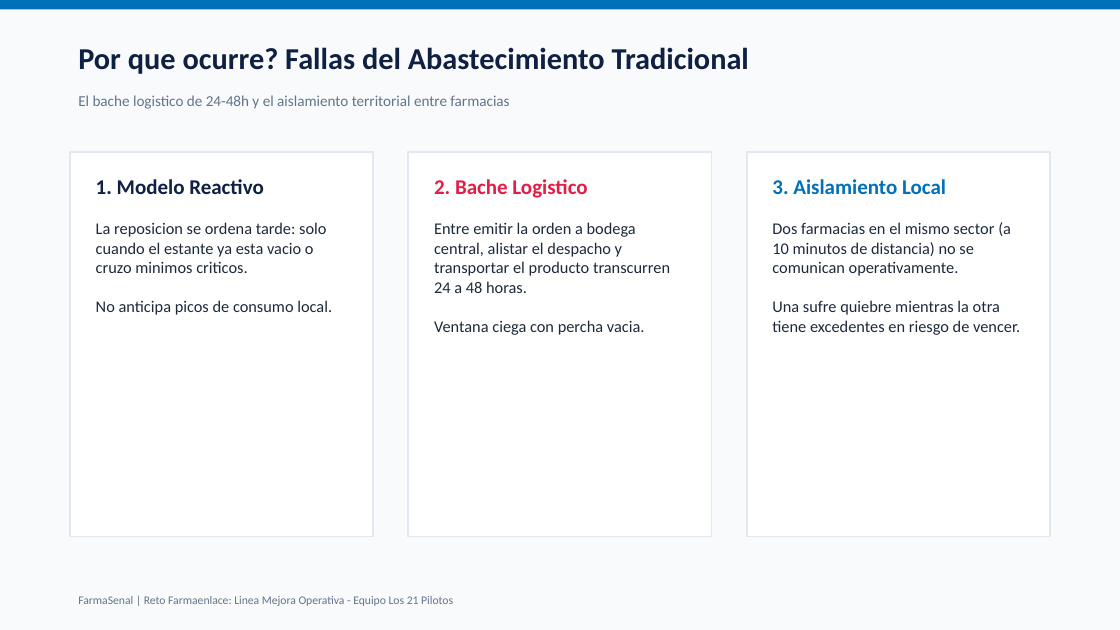
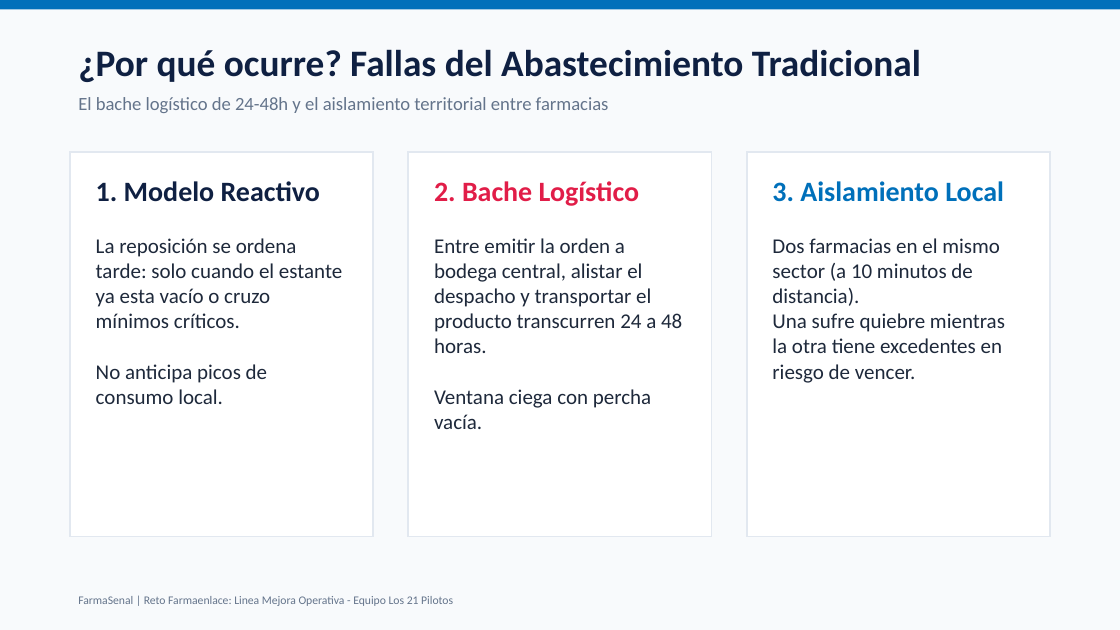
Before and after one commit to alfonso1031/Hackathon-ConnectatVentures-2026-Los21Pilotos, a slide deck: slide 3 of docs/FarmaSenal_Pitch_Presentacion.pptx. Drawn at 1120x630 pixels with LibreOffice and Linux fonts; fonts in the diff are those of the drawing. Boxes give left, top, right and bottom in pixels: in the first picture for what was removed or moved away, otherwise in the second. Text is boxed around its words. In the diff, an @@ line names an element or a change of style, - is before the commit and + after.

```diff
--- a/docs/FarmaSenal_Pitch_Presentacion.pptx
+++ b/docs/FarmaSenal_Pitch_Presentacion.pptx
@@ text at box(78, 49, 921, 82): text changed; size 26 to 32 pt @@
-Por que ocurre? Fallas del Abastecimiento Tradicional
+¿Por qué ocurre? Fallas del Abastecimiento Tradicional
@@ text at box(78, 97, 609, 113): text changed; size 13 to 16 pt @@
-El bache logistico de 24-48h y el aislamiento territorial entre farmacias
+El bache logístico de 24-48h y el aislamiento territorial entre farmacias
@@ text at box(96, 181, 320, 404): size 18 to 24 pt in "1. Modelo Reactivo"; size 14 to 18 pt in "No anticipa picos de consumo local." @@
@@ text at box(434, 181, 639, 206): text changed; size 18 to 24 pt @@
-2. Bache Logistico
+2. Bache Logístico
@@ text at box(772, 181, 1005, 383): size 18 to 24 pt in "3. Aislamiento Local"; size 14 to 18 pt in "Una sufre quiebre mientras la otra tiene ..." @@
@@ text at box(96, 238, 342, 328): text changed; size 14 to 18 pt @@
-La reposicion se ordena tarde: solo cuando el estante ya esta vacio o cruzo minimos criticos.
+La reposición se ordena tarde: solo cuando el estante ya esta vacío o cruzo mínimos críticos.
@@ text at box(434, 238, 682, 353): size 14 to 18 pt in "Entre emitir la orden a bodega central, ..." @@
@@ text at box(772, 238, 1000, 306): text changed; size 14 to 18 pt @@
-Dos farmacias en el mismo sector (a 10 minutos de distancia) no se comunican operativamente.
+Dos farmacias en el mismo sector (a 10 minutos de distancia).
@@ text at box(434, 389, 651, 429): text changed; size 14 to 18 pt @@
-Ventana ciega con percha vacia.
+Ventana ciega con percha vacía.
```
Also in this commit, not shown: 5 other slides changed.
